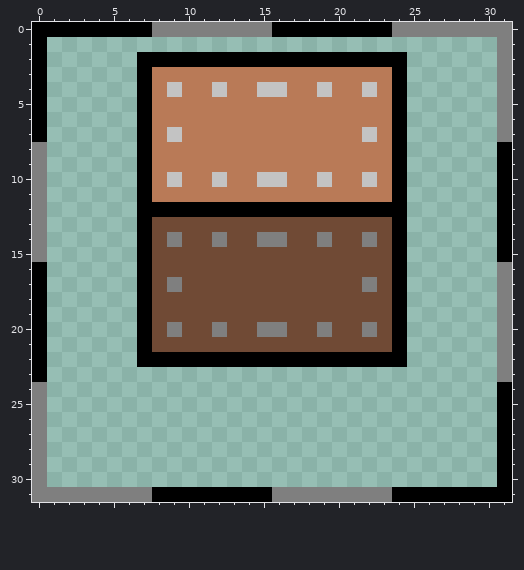
File history of a pixel-art sprite, src/graphics/box.png. Above is the file before it was changed.
The file is 32x32 pixels.
Now the later version:
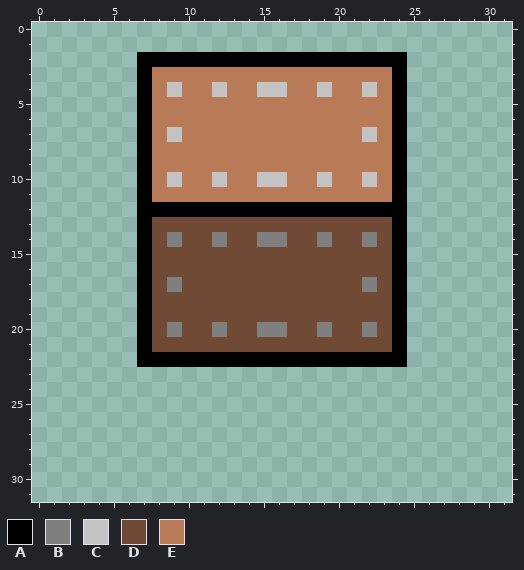
Palette (. is transparent): A #000000  B #7f7f7f  C #c3c3c3  D #704a35  E #b97a57
From old to new:
y 0: x 0..31 AAAAAAAABBBBBBBBAAAAAAAABBBBBBBB -> ................................
y 1..7: x 0 A -> .; x 31 B -> .
y 8..15: x 0 B -> .; x 31 A -> .
y 16..23: x 0 A -> .; x 31 B -> .
y 24..30: x 0 B -> .; x 31 A -> .
y 31: x 0..31 BBBBBBBBAAAAAAAABBBBBBBBAAAAAAAA -> ................................
